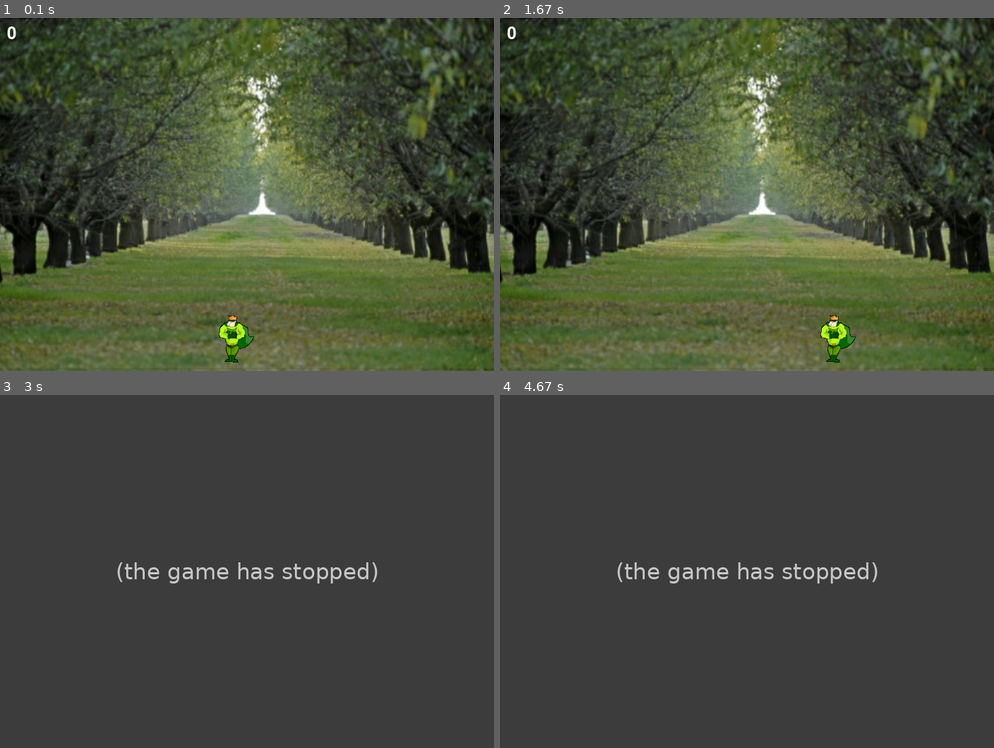
Above: before the commit, frames 1-4 (two rows, left to right).
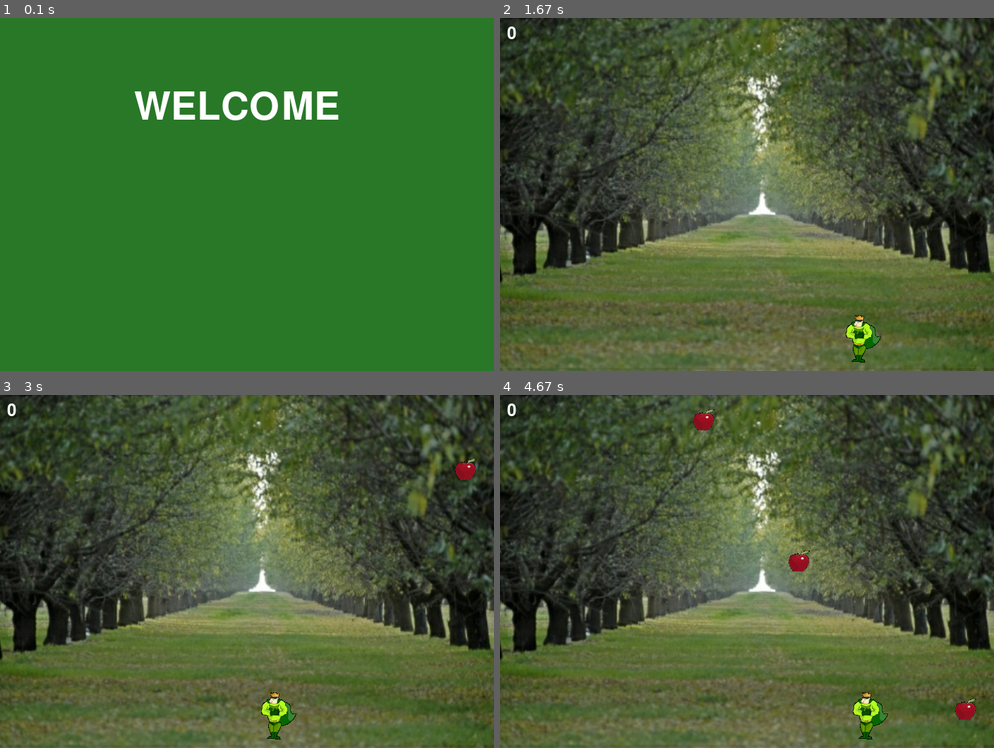
Above: after the commit, the same moments.

Repository: Carine-SHS-Digital-Tech/dodge-pygame-HughNelson
Game: pygame game, started from main.py
The game is run twice, just before and just after one commit, with the same random seed, the same clock (stepped at 60 frames per second) and the same inputs.
Inputs:
- Up to frame 1 (0.1 s): no input
- Up to frame 2 (1.67 s): tap Space at 0.33 s; hold Right 0.67-1.13 s; hold Right 1.17-1.63 s
- Up to frame 3 (3 s): hold Left 1.67-2.2 s; hold Left 2.23-2.63 s; hold Right from 2.67 s (still down)
- Up to frame 4 (4.67 s): release Right at 3.3 s; hold Left 3.33-3.8 s; hold Right 3.83-4.3 s; hold Right from 4.33 s (still down)

The runs differ from the first frame. In frame 1, 100% of the frame differs, in the area x 0-100%, y 0-100%; in frame 2, 1.0%; in frame 3, 76%; in frame 4, 76%.
Error before the commit: ValueError: empty range for randrange() (0, -29, -29) (main.py line 15); the game stopped at 2.55 s (later frames are placeholders)

Commit message:
made the apples get progressively faster and more frequent, as well as adding a title screen

Diff:
--- a/main.py
+++ b/main.py
@@ -7,12 +7,12 @@
     def __init__(self):
         pygame.sprite.Sprite.__init__(self)
         self.timecreated = pygame.time.get_ticks() # Time object is created
-        self.image = pygame.Surface([0,30]) # creates surface
+        self.image = pygame.Surface([30,30]) # creates surface
         self.image.set_colorkey(black) # makes in transparent
 
         self.rect = self.image.get_rect()
         self.rect.x = random.randint(0,670)
-        self.rect.y = random.randint(0,-30)
+        self.rect.y = 0
 
     def setImage(self, graphicSelected):
         allFallingObjectsImage = pygame.image.load(graphicSelected)
@@ -27,9 +27,12 @@
         if self.rect.y > 470:
             self.kill()
             newscore = oldscore + 1
+
             return newscore
+
         else:
             return oldscore
+
 
 class Character(pygame.sprite.Sprite):
     def __init__(self):
@@ -51,6 +54,31 @@
         if self.rect.x > 645:
             self.rect.x = 645
 
+def titleScreen(flash):
+    running = True
+    while running:
+        for event in pygame.event.get():        # Check for an event (mouse click, key press)
+            if event.type == pygame.QUIT:       # If user clicked close window
+                pygame.quit()
+            if event.type == pygame.KEYDOWN:
+                if event.key == pygame.K_SPACE:
+
+                    running = False
+
+        screen.fill((40,120,40))
+        welcone_msg = welcome_font.render(str("WELCOME"),1, white)
+        enter_msg = font.render(str("PRESS ENTER TO CONTINUE"),1, white)
+        screen.blit(welcone_msg, (190,100))
+        if flash >= 12:
+
+            screen.blit(enter_msg, (165,300))
+        if flash == 22:
+            flash = 0
+        flash += 1
+
+        pygame.display.flip()                   # Go ahead and update the screen with what we've drawn.
+        clock.tick(20)
+
 
 
 pygame.init()                               # Pygame is initialised (starts running)
@@ -63,6 +91,7 @@
 black    = (0, 0, 0)                 # Define some colors using rgb values.  These can be
 white    = ( 255, 255, 255)                 # used throughout the game instead of using rgb values.
 font = pygame.font.Font(None, 36)
+welcome_font = pygame.font.Font(None, 80)
 speed = 10
 # Define additional Functions and Procedures here
 allFallingObjects = pygame.sprite.Group()
@@ -76,6 +105,16 @@
 movement = 0
 
 score = 0
+
+move = 10
+
+amount = 1000
+
+flash = 0
+
+titleScreen(flash)
+
+
 # -------- Main Program Loop -----------
 while not done:
 
@@ -84,9 +123,9 @@
             done = True                     # Flag that we are done so we exit this loop
         if event.type == pygame.KEYDOWN:
             if event.key == pygame.K_LEFT:
-                movement = -8
+                movement = -10
             if event.key == pygame.K_RIGHT:
-                movement = 8
+                movement = 10
         if event.type == pygame.KEYUP:
             movement = 0
 
@@ -94,14 +133,19 @@
     if pygame.time.get_ticks() > nextApple:
         nextObject = FallingObject()
 
+
         nextObject.setImage("Apple.png")
         allFallingObjects.add(nextObject)
-        nextApple = pygame.time.get_ticks() + 1500
+        nextApple = pygame.time.get_ticks() + amount
+        move += 0.1
+        if amount > 200:
+
+            amount -= 35
 
 
     for eachObject in (allFallingObjects.sprites()):
-        eachObject.moveFallingObjects(5)
-        #eachObject.deleteFallingObjects()
+        eachObject.moveFallingObjects(move)
+
 
         score = eachObject.deleteFallingObjects(score)
     character.moveCharacter(movement)
